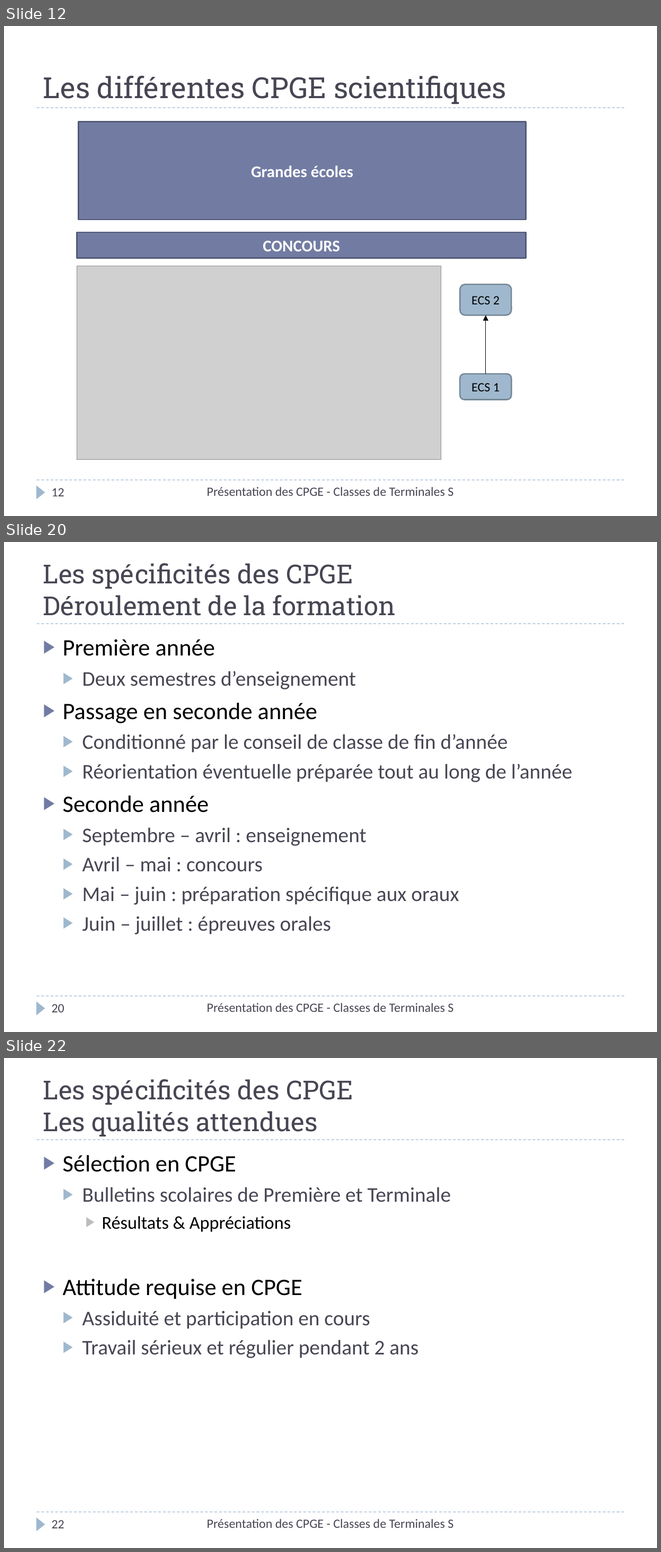
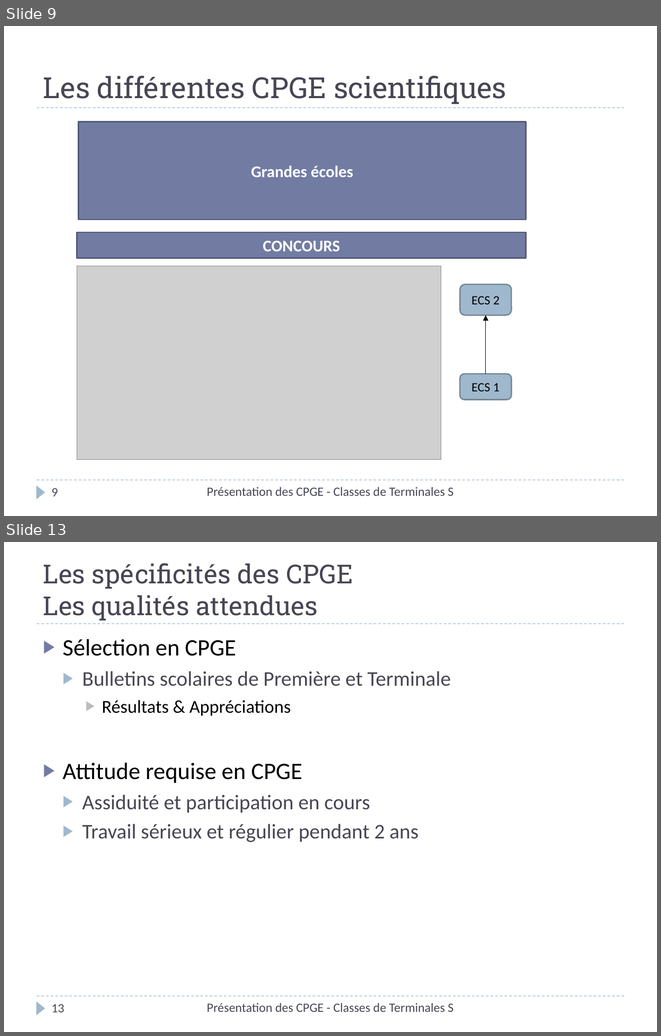
Before and after one commit to xpessoles/Orientation, a slide deck: Rouviere/PresentationCPGE_Terminale_2014.pptx. Shown one above the other, each under a label of ours: slides 12, 20 and 22 before the commit, slides 9 and 13 after it; the slides between them are not shown. The pictures are 661x1552 and 661x1036 pixels, drawn with LibreOffice and Linux fonts; fonts in the diff are those of the drawing; grey boxes stand for pictures. Boxes give left, top, right and bottom in pixels: in the first picture for what was removed or moved away, otherwise in the second. Text is boxed around its words. In the diff, an @@ line names an element or a change of style, - is before the commit and + after.

```diff
--- a/Rouviere/PresentationCPGE_Terminale_2014.pptx
+++ b/Rouviere/PresentationCPGE_Terminale_2014.pptx
@@ slide 20 removed at <box>4,542,657,1032</box>, background #FFFFFF; not listed: 3 template elements that a slide beside it also shows @@
@@ title removed at <box>43,563,396,616</box> @@
-Les spécificités des CPGE
-Déroulement de la formation
@@ text removed at <box>63,639,572,934</box> @@
-▶ Première année
-  ▶ Deux semestres d’enseignement
-▶ Passage en seconde année
-  ▶ Conditionné par le conseil de classe de fin d’année
-  ▶ Réorientation éventuelle préparée tout au long de l’année
-▶ Seconde année
-  ▶ Septembre – avril : enseignement
-  ▶ Avril – mai : concours
-  ▶ Mai – juin : préparation spécifique aux oraux
-  ▶ Juin – juillet : épreuves orales
@@ text removed at <box>207,1003,453,1012</box> @@
-Présentation des CPGE - Classes de Terminales S
@@ page number removed at <box>52,1004,64,1012</box> @@
-20
@@ what was slide 12 is now slide 9 @@
@@ page number at <box>52,488,58,496</box>: text changed @@
-12
+9
@@ what was slide 22 is now slide 13 @@
@@ page number at <box>52,1004,64,1012</box>: text changed @@
-22
+13
```
Also in this commit, not shown: 10 slides changed, 1 slide added, 10 other slides removed.
